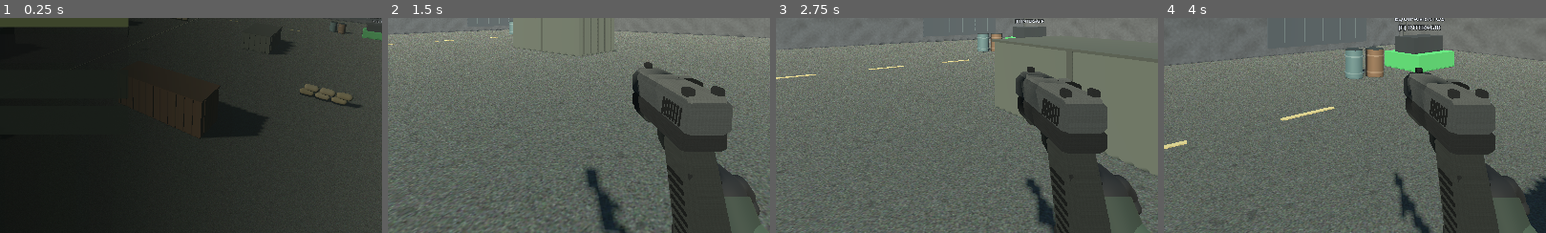
Above: before the commit, frames 1-4 (left to right).
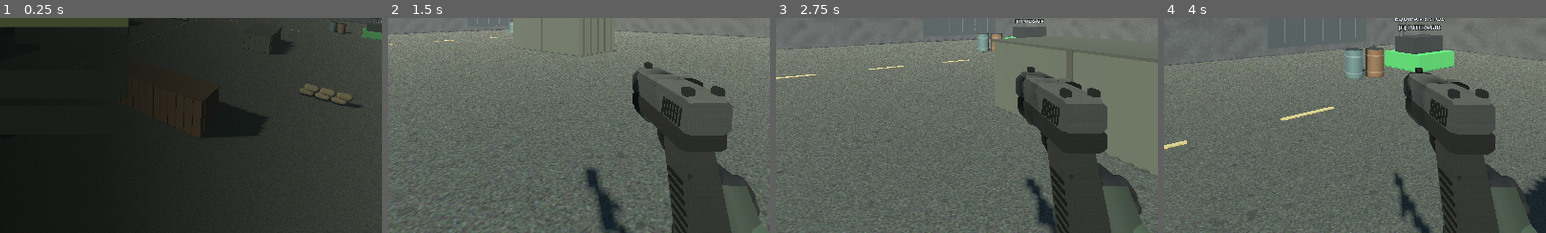
Above: after the commit, the same moments.

Repository: TPollTech/Frontline-Survival
Game: Godot game, scene res://scenes/main.tscn
The game is run twice, just before and just after one commit, with the same random seed, the same clock (stepped at 60 frames per second) and the same inputs.
Inputs (mouse positions are % of the whole screen's width and height, from its top left):
- Up to frame 1 (0.25 s): no input
- Up to frame 2 (1.5 s): click "Novo jogo" at 0.5 s; tap Enter at 1.25, 1.35 s; move the mouse to (55, 50) at 1.27 s; hold W from 1.28 s (still down); click (55, 50) at 1.42 s
- Up to frame 3 (2.75 s): keep holding W; tap Space at 1.52, 2.27 s; move the mouse to (45, 50) at 2.02 s; tap Keypad Enter at 2.1 s; click (45, 50) at 2.17 s
- Up to frame 4 (4 s): keep holding W; move the mouse to (52, 48) at 2.77 s; tap F at 2.85 s; click (52, 48) at 2.92 s; move the mouse to (49, 52) at 3.52 s; tap 1 at 3.6 s; click (49, 52) at 3.67 s; tap Space at 3.77 s
The pictures show only the part of the screen within x 31-81%, y 50-100%; the shares and areas given below are measured in that part.

The runs differ from the first frame. In frame 2, 0.3% of the frame differs, in the area x 87-98%, y 77-100%; in frame 3, 0.3%, in the area x 85-98%, y 78-100%; in frame 4, 0.3%.

Commit message:
Corrige empunhadura em primeira pessoa e adiciona Sentinela com luneta opcional

Diff:
--- a/scripts/main.gd
+++ b/scripts/main.gd
@@ -26,7 +26,9 @@
         ["Mira Red Dot (arma atual)", 190, "red_dot"],
         ["Mira Holografica (arma atual)", 240, "holo"],
         ["Silenciador (arma atual)", 270, "suppressor"],
-        ["Compensador (arma atual)", 180, "compensator"]
+        ["Compensador (arma atual)", 180, "compensator"],
+        ["Sentinela · Fuzil de precisão", 850, "sniper"],
+        ["Luneta 4× · Sentinela", 320, "scope4"]
     ],
     "gear": [
         ["Repor municao", 80, "ammo"],
@@ -171,6 +173,10 @@
     for key in PLAYER_FIELDS:
         if typeof(data.get(key)) != typeof(player.get(key)):
             return {}
+    # Checkpoints from before the Sentinela have no ammunition entry for it.
+    if not data.magazines.has("sniper") and not "sniper" in data.owned_weapons:
+        data.magazines.sniper = SurvivalPlayer.WEAPONS.sniper.mag
+        data.reserves.sniper = SurvivalPlayer.WEAPONS.sniper.reserve
     for id in SurvivalPlayer.WEAPONS:
         if not data.magazines.get(id) is int or not data.reserves.get(id) is int:
             return {}
@@ -809,11 +815,11 @@
             var entry: Array = options[real_index]
             var item_id: String = str(entry[2])
             var already_owned := (
-                item_id in ["smg", "rifle", "shotgun", "lmg"] and player.owned_weapons.has(item_id)
+                item_id in ["smg", "rifle", "shotgun", "lmg", "sniper"] and player.owned_weapons.has(item_id)
             )
             var already_equipped := (
-                item_id in ["red_dot", "holo", "suppressor", "compensator"]
-                and player.has_attachment("optic" if item_id in ["red_dot", "holo"] else "muzzle", item_id)
+                item_id in ["scope4", "red_dot", "holo", "suppressor", "compensator"]
+                and player.has_attachment("optic" if item_id in ["red_dot", "holo", "scope4"] else "muzzle", item_id)
             ) or (item_id.begins_with("perk_") and player.active_perk == item_id.substr(5))
             var resource_full_reason: String = _shop_resource_full_reason(item_id)
             if already_owned:
@@ -822,6 +828,8 @@
                 button.text = "%d   %s       EQUIPADO" % [i + 1, entry[0]]
             elif resource_full_reason != "":
                 button.text = "%d   %s       CHEIO" % [i + 1, entry[0]]
+                if item_id == "scope4":
+                    button.text = "Luneta 4×   ·   Equipe a Sentinela"
             else:
                 button.text = "%d   %s       $%d" % [i + 1, entry[0], entry[1]]
             button.disabled = already_equipped or resource_full_reason != "" or (not already_owned and wallet < int(entry[1]))
@@ -852,6 +860,9 @@
     # Guard purchases with no possible benefit, before removing credits.
     # A partial magazine/reserve refill is always allowed, even if one is full.
     match id:
+        "scope4":
+            if player.weapon_id != "sniper":
+                return "EQUIPE A SENTINELA"
         "ammo":
             var stats: Dictionary = SurvivalPlayer.WEAPONS[player.weapon_id]
             if int(player.magazines[player.weapon_id]) >= int(stats["mag"]) and int(player.reserves[player.weapon_id]) >= int(stats["reserve"]):
@@ -874,7 +885,7 @@
     var item: Array = options[real_index]
     var price: int = item[1]
     var id: String = item[2]
-    if id in ["smg", "rifle", "shotgun", "lmg"] and player.owned_weapons.has(id):
+    if id in ["smg", "rifle", "shotgun", "lmg", "sniper"] and player.owned_weapons.has(id):
         player.equip(id)
         _notify("EQUIPADA: " + str(item[0]), 2.0)
         _render_shop()
@@ -887,8 +898,8 @@
     if wallet < price:
         _notify("Dinheiro insuficiente!", 2.0)
         return
-    if id in ["red_dot", "holo", "suppressor", "compensator"]:
-        var slot := "optic" if id in ["red_dot", "holo"] else "muzzle"
+    if id in ["scope4", "red_dot", "holo", "suppressor", "compensator"]:
+        var slot := "optic" if id in ["red_dot", "holo", "scope4"] else "muzzle"
         if player.has_attachment(slot, id):
             _notify("ACESSORIO JA INSTALADO", 1.5)
             return
@@ -908,11 +919,11 @@
     if phase == "wave":
         round_stats.spent(price)
     match id:
-        "smg", "rifle", "shotgun", "lmg":
+        "smg", "rifle", "shotgun", "lmg", "sniper":
             player.equip(id)
         "ammo":
             player.refill_ammo()
-        "red_dot", "holo":
+        "scope4", "red_dot", "holo":
             player.install_attachment("optic", id)
         "suppressor", "compensator":
             player.install_attachment("muzzle", id)
--- a/scripts/player.gd
+++ b/scripts/player.gd
@@ -22,6 +22,7 @@
     "resistance": "RESISTENCIA"
 }
 const WEAPONS = {
+    "sniper": {"name":"Sentinela", "damage":125.0, "mag":5, "reserve":25, "rate":0.88, "reload":2.6, "spread":0.075, "auto":false, "pellets":1},
     "pistol": {"name":"Pistola", "damage":30.0, "mag":15, "reserve":90, "rate":0.20, "reload":1.25, "spread":0.008, "auto":false, "pellets":1},
     "smg": {"name":"Submetralhadora", "damage":19.0, "mag":32, "reserve":160, "rate":0.085, "reload":1.70, "spread":0.023, "auto":true, "pellets":1},
     "rifle": {"name":"Fuzil", "damage":34.0, "mag":30, "reserve":150, "rate":0.13, "reload":1.95, "spread":0.011, "auto":true, "pellets":1},
@@ -40,6 +41,7 @@
 # Local mesh coordinates of the actual removable magazine/drum grip. These
 # follow the original meshes in tools/build_weapons.py, not a shared offset.
 const MAGAZINE_GRIP_POINTS := {
+    "sniper": Vector3(-0.04,-0.14,-0.12),
     "smg": Vector3(-0.052, -0.19, -0.13),
     "rifle": Vector3(-0.045, -0.26, -0.215),
     "lmg": Vector3(-0.105, -0.27, -0.035),
@@ -48,6 +50,8 @@
 # lower-left grip surface while it racks, not the gun receiver.
 const SHOTGUN_PUMP_GRIP_POINT := Vector3(-0.108, -0.12, -0.42)
 
+var scope_mask: ColorRect
+var precision_click := false
 var camera: Camera3D
 var gun: Node3D
 var weapon_model: Node3D
@@ -147,6 +151,17 @@
     camera.current = true
     add_child(camera)
     gun = Node3D.new()
+    scope_mask = ColorRect.new()
+    var scope_layer := CanvasLayer.new()
+    scope_layer.layer = 0
+    add_child(scope_layer)
+    scope_layer.add_child(scope_mask)
+    scope_mask.set_anchors_and_offsets_preset(Control.PRESET_FULL_RECT)
+    scope_mask.mouse_filter = Control.MOUSE_FILTER_IGNORE
+    var lens := ShaderMaterial.new()
+    lens.shader = preload("res://scripts/scope.gdshader")
+    scope_mask.material = lens
+    scope_mask.hide()
     gun.position = Vector3(0.32, -0.28, -0.65)
     camera.add_child(gun)
     muzzle_flash = MeshInstance3D.new()
@@ -228,7 +243,9 @@
     return str(weapon_attachments.get(weapon_id, {}).get(slot, "")) == id
 
 func install_attachment(slot: String, id: String) -> bool:
-    if slot == "optic" and id not in ["red_dot", "holo"]:
+    if id == "scope4" and weapon_id != "sniper":
+        return false
+    if slot == "optic" and id not in ["red_dot", "holo", "scope4"]:
         return false
     if slot == "muzzle" and id not in ["suppressor", "compensator"]:
         return false
@@ -260,6 +277,8 @@
     downed_recovered.emit()
 
 func _die_finally() -> void:
+    scope_mask.hide()
+    precision_click = false
     downed = false
     dead = true
     reload_sound.stop()
@@ -331,15 +350,20 @@
     var motion_ratio: float = clampf(ground_motion / maxf(speed, 0.1), 0.0, 1.0)
     # ADS takes priority; blocked movement must not widen the sprint FOV.
     var target_fov: float = GameSettings.field_of_view * (0.70 if aim else (1.045 if sprint_blend * motion_ratio > 0.55 else 1.0))
+    var use_scope := weapon_id == "sniper" and aim and has_attachment("optic", "scope4")
+    if use_scope:
+        target_fov = rad_to_deg(2.0 * atan(tan(deg_to_rad(GameSettings.field_of_view * 0.5)) / 4.0))
+    scope_mask.visible = use_scope and absf(gun.position.x) < 0.055
+    gun.visible = not scope_mask.visible
     camera.fov = lerpf(camera.fov, target_fov, minf(1.0, delta * (14.0 if active_perk == "fast_ads" else 10.0)))
     walk_clock += delta * motion_ratio * (10.0 if sprinting else 8.0)
     sprint_stride = sin(walk_clock * 1.16) * sprint_blend * motion_ratio
     shot_spread_kick = move_toward(shot_spread_kick, 0.0, delta * 1.25)
     # Align the physical front/rear sight with the camera's central ray.
     # No on-screen crosshair: the actual sight must indicate point of aim.
-    var sight_height: float = float({"pistol": 0.121, "smg": 0.232, "rifle": 0.177, "shotgun": 0.140, "lmg": 0.232}.get(weapon_id, 0.20))
+    var sight_height: float = float({"pistol": 0.121, "smg": 0.232, "sniper": 0.17, "rifle": 0.177, "shotgun": 0.140, "lmg": 0.232}.get(weapon_id, 0.20))
     var sight_y := -viewmodel_scale * sight_height
-    var gun_target := Vector3(0.0, sight_y, -0.62) if aim else Vector3(0.34, -0.27, -0.63)
+    var gun_target := Vector3(0.0, sight_y, -0.62) if aim else hip_position()
     # Distinct military-style tactical sprint. Eased tuck, low muzzle and
     # stride/counter-swing keep this separate from an accelerated walk.
     # Corrida visual acompanha deslocamento real, inclusive ao encontrar obstaculos.
@@ -377,6 +401,10 @@
     if is_instance_valid(optic_reticle):
         # Visible only once the real sight approaches the central camera ray.
         optic_reticle.visible = aim and not reloading and weapon_wall_blend < 0.30 and absf(gun.position.x) < 0.055 and sprint_blend < 0.15
+    if precision_click:
+        precision_click = false
+        if weapon_id == "sniper":
+            shoot()
     # Um clique usado para recapturar o mouse nunca pode virar tiro automatico.
     if suppress_fire_until_release and not Input.is_mouse_button_pressed(MOUSE_BUTTON_LEFT):
         suppress_fire_until_release = false
@@ -399,6 +427,8 @@
                 # Bloqueia tambem o disparo automatico enquanto o clique segue pressionado.
                 suppress_fire_until_release = true
                 Input.set_mouse_mode(Input.MOUSE_MODE_CAPTURED)
+            elif weapon_id == "sniper":
+                precision_click = true
             else:
                 shoot()
     if event is InputEventKey and event.pressed and not event.echo:
@@ -454,6 +484,8 @@
     var did_headshot := false
     var pellet_count: int = WEAPONS[weapon_id]["pellets"]
     var spread: float = (WEAPONS[weapon_id]["spread"] + shot_spread_kick) * (0.35 if aim else 1.0)
+    if weapon_id == "sniper" and aim:
+        spread = 0.0008
     if active_perk == "steady":
         spread *= 0.75
     if posture == "crouch":
@@ -747,8 +779,8 @@
     support_finger_tips.clear()
     support_palm_rest = Vector3.ZERO
     # Scale/depth avoid placing long stocks behind the camera's near plane.
-    viewmodel_scale = float({"pistol": 0.95, "smg": 0.84, "rifle": 0.78, "shotgun": 0.70, "lmg": 0.74}.get(weapon_id, 0.84))
-    viewmodel_depth = float({"pistol": 0.0, "smg": -0.14, "rifle": -0.24, "shotgun": -0.24, "lmg": -0.24}.get(weapon_id, -0.14))
+    viewmodel_scale = float({"pistol": 0.95, "smg": 0.84, "sniper": 0.59, "rifle": 0.60, "shotgun": 0.70, "lmg": 0.74}.get(weapon_id, 0.84))
+    viewmodel_depth = float({"pistol": 0.0, "smg": -0.14, "sniper": -0.24, "rifle": -0.24, "shotgun": -0.24, "lmg": -0.24}.get(weapon_id, -0.14))
     viewmodel_root = Node3D.new()
     viewmodel_root.name = "Viewmodel"
     gun.add_child(viewmodel_root)
@@ -788,12 +820,12 @@
     hand_rig.add_child(left_hand_rig)
     if long_gun:
         active_arm_parent = left_hand_rig
-        _add_first_person_arm(Vector3(-0.29, -0.42, support_z + 0.23), Vector3(-0.075, -0.13, support_z), false)
-        # Resting palm center in SupportArm-local coordinates, before its
-        # independent wrist animation. Used to match the magazine's grip.
-        support_palm_rest = Vector3(-0.075, -0.085, support_z - 0.06)
+        support_palm_rest = Vector3(-0.045, -0.042, support_z)
+        if weapon_id == "shotgun":
+            support_palm_rest = action_part.transform * SHOTGUN_PUMP_GRIP_POINT
+        _add_first_person_arm(Vector3(-0.25, -0.40, support_z + 0.23), support_palm_rest - Vector3(0, 0.045, -0.06), false)
     active_arm_parent = hand_rig
-    var muzzle_z: float = viewmodel_depth + viewmodel_scale * float({"pistol": -0.29, "smg": -0.69, "rifle": -0.95, "shotgun": -1.04, "lmg": -1.13}.get(weapon_id, -0.69))
+    var muzzle_z: float = viewmodel_depth + viewmodel_scale * float({"pistol": -0.29, "smg": -0.69, "sniper": -1.12, "rifle": -0.95, "shotgun": -1.04, "lmg": -1.13}.get(weapon_id, -0.69))
     var muzzle_height := float({"pistol": 0.061, "rifle": 0.039, "shotgun": 0.065}.get(weapon_id, 0.018))
     muzzle_flash.position = Vector3(0, viewmodel_scale * muzzle_height, muzzle_z)
     _build_attachment_models()
@@ -810,7 +842,7 @@
         optic_root.name = "Attachment_Optic_" + optic
         viewmodel_root.add_child(optic_root)
         var heights: Dictionary = {
-            "pistol": 0.121, "smg": 0.232, "rifle": 0.177,
+            "pistol": 0.121, "smg": 0.232, "sniper": 0.17, "rifle": 0.177,
             "shotgun": 0.140, "lmg": 0.232
         }
         var y: float = float(heights.get(weapon_id, 0.18)) * viewmodel_scale
@@ -825,8 +857,8 @@
         glass_material.shading_mode = BaseMaterial3D.SHADING_MODE_UNSHADED
         glass_material.cull_mode = BaseMaterial3D.CULL_DISABLED
         # Compact red-dot tubular ring; holographic model uses a thin rectangular frame.
-        if optic == "red_dot":
-            for depth in [0.0, 0.031]:
+        if optic in ["red_dot", "scope4"]:
+            for depth in ([-0.13, -0.10, 0.0, 0.04] if optic == "scope4" else [0.0, 0.031]):
                 var ring := MeshInstance3D.new()
                 ring.name = "Optic_HollowRing"
                 var torus := TorusMesh.new()
@@ -914,7 +946,7 @@
         cylinder.height = 0.30 if muzzle == "suppressor" else 0.11
         tube.mesh = cylinder
         tube.rotation.x = PI * 0.5
-        var front_z: float = float({"pistol":-0.29,"smg":-0.69,"rifle":-0.95,"shotgun":-1.04,"lmg":-1.13}.get(weapon_id, -0.75))
+        var front_z: float = float({"pistol":-0.29,"smg":-0.69,"sniper":-1.12,"rifle":-0.95,"shotgun":-1.04,"lmg":-1.13}.get(weapon_id, -0.75))
         tube.position = Vector3(0.0, 0.04 * viewmodel_scale, viewmodel_depth + front_z * viewmodel_scale - cylinder.height * 0.48)
         var barrel_mat := StandardMaterial3D.new()
         barrel_mat.albedo_color = Color(0.12, 0.135, 0.14)
@@ -927,6 +959,9 @@
 
 func play_grenade_throw() -> void:
     grenade_throw_timer = 0.45
+
+func hip_position() -> Vector3:
+    return Vector3(0.34, -0.27, -0.63) if weapon_id == "pistol" else Vector3(0.30, -0.32, -0.77)
 
 func _animate_viewmodel(delta: float, sprint_ease: float) -> void:
     if not is_instance_valid(viewmodel_root) or not is_instance_valid(hand_rig):
@@ -1018,7 +1053,7 @@
             minf(1.0, delta * 13.0))
     if is_instance_valid(support_wrist_joint):
         support_wrist_joint.rotation.z = lerpf(support_wrist_joint.rotation.z,
-            0.13 * mag_out - 0.07 * reload_tilt + 0.08 * sprint_ease,
+            -1.25 + 0.13 * mag_out - 0.07 * reload_tilt + 0.08 * sprint_ease,
             minf(1.0, delta * 16.0))
     # Curl the trigger finger separately; clench the rest of the glove during
     # melee. Support fingers open around the magazine and close on return.
@@ -1076,7 +1111,7 @@
     var segment := CylinderMesh.new()
     segment.top_radius = top_radius
     segment.bottom_radius = bottom_radius
-    segment.height = direction.length()
+    segment.height = direction.length() + minf(top_radius, bottom_radius) * 0.7
     var part := _arm_piece(segment, (start + finish) * 0.5, tint)
     if direction.length() > 0.001:
         part.quaternion = Quaternion(Vector3.UP, direction.normalized())
@@ -1123,6 +1158,11 @@
     elbow_joint.add_child(wrist_joint)
     active_arm_parent = wrist_joint
     _arm_link(Vector3(0, -0.045, 0.025), Vector3(0, 0.043, -0.032), 0.054, 0.062, cuff)
+    if not trigger_hand:
+        wrist_joint.rotation.z = -1.25
+        # Keep the glove center on its socket when turning the fingers around the fore-end.
+        var palm_offset := Vector3(0, 0.045, -0.06)
+        wrist_joint.position += palm_offset - wrist_joint.basis * palm_offset
     var palm_location := Vector3(0, 0.045, -0.06)
     var palm := CapsuleMesh.new()
     palm.radius = 0.052
--- /dev/null
+++ b/scripts/scope.gdshader
@@ -0,0 +1,8 @@
+shader_type canvas_item;
+void fragment() {
+    vec2 p = (SCREEN_UV - 0.5) / SCREEN_PIXEL_SIZE;
+    float radius = 0.45 / SCREEN_PIXEL_SIZE.y;
+    float vignette = smoothstep(radius * 0.91, radius, length(p));
+    float crosshair = 1.0 - smoothstep(0.45, 1.25, min(abs(p.x), abs(p.y)));
+    COLOR = vec4(vec3(0.017), max(vignette, crosshair * 0.91));
+}
--- a/scripts/weapon_audio.gd
+++ b/scripts/weapon_audio.gd
@@ -1,6 +1,7 @@
 extends RefCounted
 
 const SHOTS = {
+    "sniper": preload("res://assets/audio/weapons/rifle.wav"),
     "pistol": preload("res://assets/audio/weapons/pistol.wav"),
     "smg": preload("res://assets/audio/weapons/smg.wav"),
     "rifle": preload("res://assets/audio/weapons/rifle.wav"),
@@ -9,6 +10,7 @@
 }
 
 const RELOADS = {
+    "sniper": preload("res://assets/audio/reloads/rifle.wav"),
     "pistol": preload("res://assets/audio/reloads/pistol.wav"),
     "smg": preload("res://assets/audio/reloads/smg.wav"),
     "rifle": preload("res://assets/audio/reloads/rifle.wav"),
--- a/tests/runtime_wave_qa.gd
+++ b/tests/runtime_wave_qa.gd
@@ -142,6 +142,15 @@
         "paid suppressor has no visible barrel attachment")
     _expect(game.player.shot_sound.bus == "SUPPRESSED",
         "silencer must use the recorded WAV through low-pass audio, not a beep")
+    var before_sniper: int = game.wallet
+    game._buy(4)
+    _expect(game.wallet == before_sniper, "scope for wrong weapon must not debit credits")
+    game.wallet += 1170
+    game._buy(3)
+    _expect(game.player.weapon_id == "sniper" and game.player.weapon_attachments.sniper.optic == "", "sniper must start with irons")
+    game._buy(4)
+    _expect(game.wallet == before_sniper and game.player.has_attachment("optic", "scope4"), "scope purchase failed")
+    game.player.equip("pistol")
     var wallet_after_suppressor: int = game.wallet
     game._buy(1)
     _expect(game.wallet == wallet_after_suppressor, "already-equipped suppressor charged twice")
@@ -800,15 +809,15 @@
     _expect(reload_specs.has("smg") and reload_specs.has("shotgun"),
         "player weapon reload configuration missing in animation QA")
     var mag_sockets: Dictionary = game.player.get_script().get_script_constant_map().get("MAGAZINE_GRIP_POINTS", {})
-    _expect(mag_sockets.size() == 3,
-        "the three detachable magazine models must have their own grip socket")
+    _expect(mag_sockets.size() == 4,
+        "the four detachable magazine models must have their own grip socket")
     var reload_hand_travel: Dictionary = {}
     for gun_id: String in ["smg", "rifle", "lmg"]:
         game.player.equip(gun_id)
         game.player.reloading = true
         game.player.reload_elapsed = float(reload_specs[gun_id]["reload"]) * 0.45
         game.player._animate_viewmodel(0.20, 0.0)
-        _expect(game.player.left_hand_rig.position.z > 0.22
+        _expect(game.player.left_hand_rig.position.z > 0.12
             and game.player.left_hand_rig.position.y < -0.19,
             "support hand failed to reach magazine while reloading " + gun_id)
         reload_hand_travel[gun_id] = game.player.left_hand_rig.position.z
--- a/tests/viewmodel_qa_snapshot.gd
+++ b/tests/viewmodel_qa_snapshot.gd
@@ -52,6 +52,18 @@
         game.player.idle_clock = 0.0
         game.player.walk_anim_blend = 0.0
         var ads: bool = idx == 5
+        if idx == 2:
+            # Capture both corrected long-gun silhouettes at the same camera pose.
+            game.player.equip("sniper")
+            game.player.equip_anim_timer = 0.0
+            game.player.gun.position = game.player.hip_position()
+            game.player._animate_viewmodel(0.25, 0.0)
+            for frame in range(5):
+                await process_frame
+            var sniper_image := root.get_texture().get_image()
+            sniper_image.save_png("res://docs/qa/sentinela.png")
+            game.player.equip(id)
+            game.player.equip_anim_timer = 0.0
         if idx == 6 or idx == 7:
             game.player.reloading = true
             game.player.reload_elapsed = float(specs[id]["reload"]) * (0.45 if idx == 6 else 0.70)
@@ -62,7 +74,7 @@
         game.player.camera.fov = base_fov * (0.70 if ads else 1.0)
         game.player.gun.position = (
             Vector3(0.0, -game.player.viewmodel_scale * 0.177, -0.62)
-            if ads else Vector3(0.34, -0.27, -0.63)
+            if ads else game.player.hip_position()
         )
         game.player.gun.rotation = Vector3.ZERO
         game.player._animate_viewmodel(0.25, 0.0)
Binary file added: assets/models/sniper.glb
Binary file added: assets/models/sniper_action.glb
Binary file added: assets/models/sniper_body.glb
Binary file added: assets/models/sniper_mag.glb
